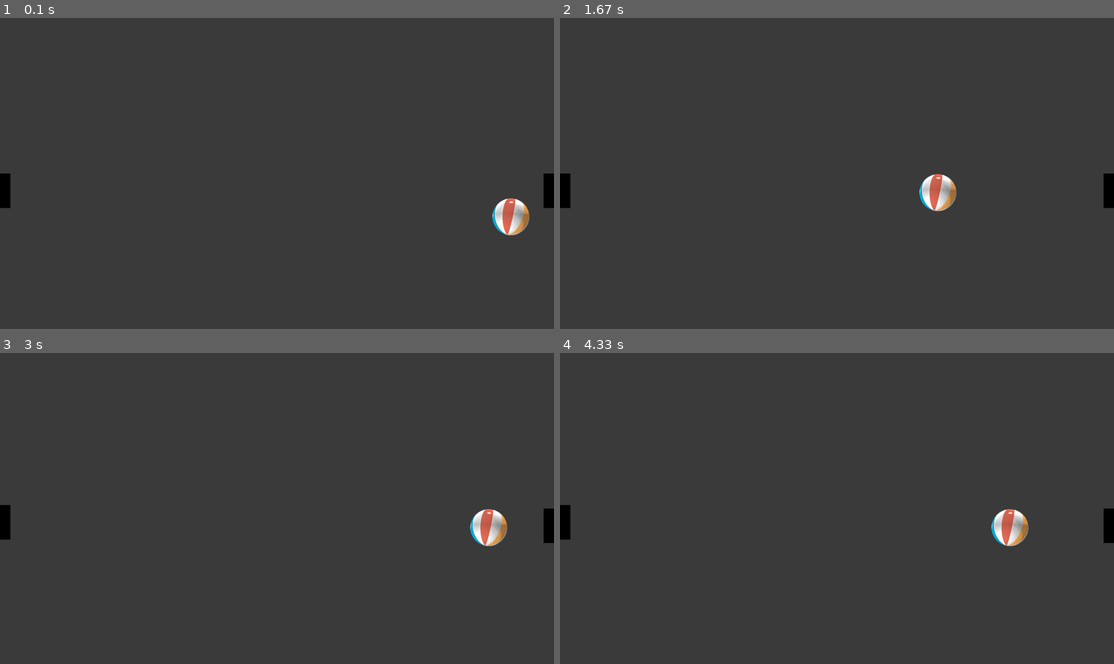
Above: before the commit, frames 1-4 (two rows, left to right).
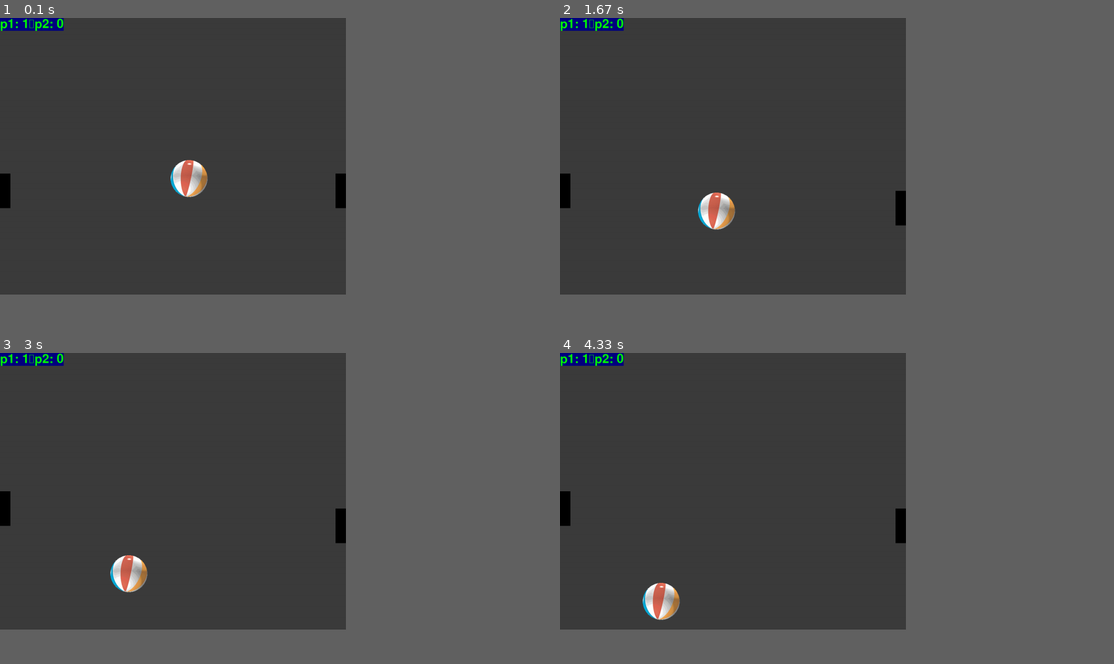
Above: after the commit, the same moments.

Repository: Guilaume204/pygame-basics
Game: pygame game, started from first-game.py
Same seed, same stepped clock (60 frames per second), same inputs: the game is played once before the commit and once after it.
Inputs:
- Up to frame 1 (0.1 s): no input
- Up to frame 2 (1.67 s): hold Up 0.33-0.8 s; hold Down 0.83-1.13 s; hold S 0.83-1.13 s; hold Up 1.17-1.53 s; hold W 1.17-1.53 s; hold Down from 1.57 s (still down); hold S from 1.57 s (still down)
- Up to frame 3 (3 s): release Down at 1.93 s; release S at 1.93 s; hold Up 1.97-2.27 s; hold W 1.97-2.27 s; hold Down 2.3-2.6 s; hold S 2.3-2.6 s; hold Up from 2.63 s (still down); hold W from 2.63 s (still down)
- Up to frame 4 (4.33 s): release Up at 3 s; release W at 3 s; hold Down 3.03-3.4 s; hold S 3.03-3.4 s; hold Up 3.43-3.73 s; hold W 3.43-3.73 s; hold Down 3.77-4.07 s; hold S 3.77-4.07 s; hold Up from 4.1 s (still down); hold W from 4.1 s (still down)
In our replay, the window is 900x506 before the commit and 562x450 after it. These sizes can differ from the game's own. Grey fills any space a smaller window leaves; there, only what the larger window draws over its background counts as a difference.

The runs differ from the first frame. In frame 1, 2.2% of the frame differs, in the area x 0-100%, y 0-70%; in frame 2, 2.2%; in frame 3, 2.3%, in the area x 0-100%, y 0-78%; in frame 4, 2.3%.

Commit message:
basic pong working

Diff:
--- a/first-game.py
+++ b/first-game.py
@@ -2,19 +2,35 @@
 import numpy as np
 import pygame
 from time import sleep
+import os
+import pygame.freetype
 pygame.init()
 
-size = width, height = 1600, 900
-speed = [2, 2]
+
+size = width, height = 1000, 800
+speed = [1, 1]
 black = 60, 60, 60
 BLACK=(0,0,0)
 
+white = (255, 255, 255)
+green = (0, 255, 0)
+blue = (0, 0, 128)
+
+
 screen = pygame.display.set_mode(size)
+
+player1_score = 0
+player2_score = 0
+
+pygame.font.init()
+font_path = os.path.join(os.path.dirname(os.path.realpath(__file__)),"fonts","SourceSansPro-ExtraLight.otf")
+
+pygame.init()
+myfont = pygame.font.Font(pygame.font.get_default_font(), 36)
 
 ball = pygame.image.load("intro_ball.gif")
 ballrect = ball.get_rect()
 ballrect.update(1400, 500, ballrect.width, ballrect.height)
-
 
 paddle_left = pygame.image.load("paddle.png")
 paddle_left_rect = paddle_left.get_rect()
@@ -25,39 +41,46 @@
 paddle_right_rect.update(width-paddle_right_rect.width, 450, paddle_right_rect.width, paddle_right_rect.height)
 
 def get_start_speed(c):
-    angle = np.random.random()*np.pi
+    angle = np.random.uniform(-np.pi/3, np.pi/3)
     x = np.cos(angle)*c
     y = np.sin(angle)*c
     return [x,y]
 
 
-
 while True:
-
     for event in pygame.event.get():
         if event.type == pygame.QUIT:
             sys.exit()
         if event.type == pygame.KEYDOWN:
             print(event.key)
             if event.key == 1073741905:
-                print('move up')
-                paddle_left_rect = paddle_left_rect.move(0,10)
+                print('player 1: move down')
+                paddle_left_rect = paddle_left_rect.move(0,50)
 
             if event.key == 1073741906:
-                print('move down')
-                paddle_left_rect = paddle_left_rect.move(0,-10)
+                print('player 1 : move up')
+                paddle_left_rect = paddle_left_rect.move(0,-50)
 
+            if event.key == 115:
+                print('player 2 : move dowm')
+                paddle_right_rect = paddle_right_rect.move(0,50)
+
+            if event.key == 119:
+                print('Player 2 : move up')
+                paddle_right_rect = paddle_right_rect.move(0,-50)
 
 
     ballrect = ballrect.move(speed)
     if ballrect.left < 0:
         print("Player 1 loses!!!")
         ballrect.update(width/2, height/2, ballrect.width, ballrect.height)
-        speed = get_start_speed(5)
+        speed = get_start_speed(2)
+        player2_score = player2_score + 1
     if ballrect.right > width:
         print("Player 2 loses!!!")
         ballrect.update(width/2, height/2, ballrect.width, ballrect.height)
-        speed = get_start_speed(5)
+        speed = get_start_speed(-2)
+        player1_score = player1_score + 1
 
 
     if ballrect.top < 0 or ballrect.bottom > height:
@@ -78,6 +101,8 @@
     screen.blit(ball, ballrect)
     screen.blit(paddle_left, paddle_left_rect)
     screen.blit(paddle_right, paddle_right_rect)
+    text_surface = myfont.render(f'p1: {player1_score}\np2: {player2_score}', True, green, blue)
+    screen.blit(text_surface, dest=(0,0))
 
 
     pygame.display.flip()
